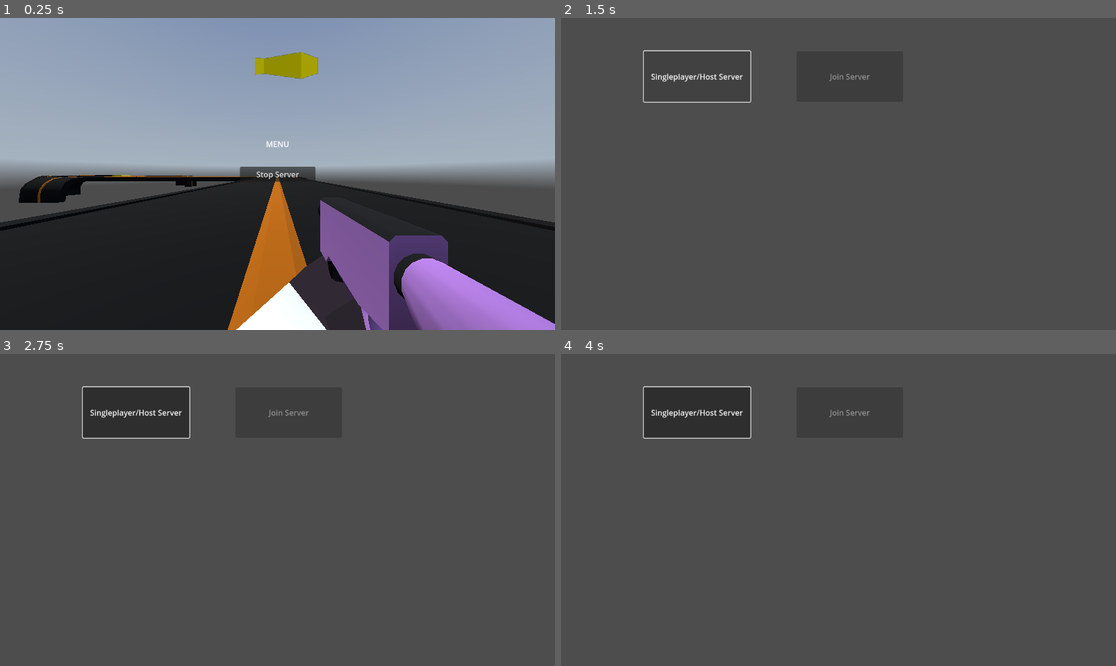
Above: before the commit, frames 1-4 (two rows, left to right).
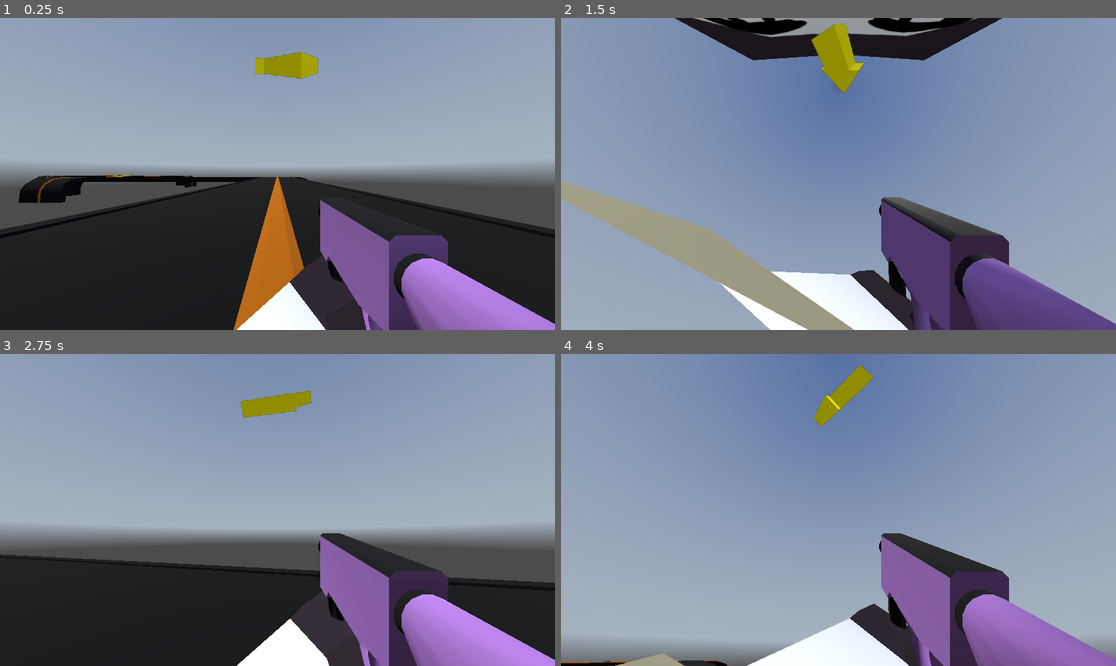
Above: after the commit, the same moments.

Repository: dairycultist/CityZoomer
Game: Godot game, scene res://gamemodes/infinite_run/infinite_run.tscn
The game is run twice, just before and just after one commit, with the same random seed, the same clock (stepped at 60 frames per second) and the same inputs. This scene is started directly instead of the project's main scene. A sky picture missing from this copy of the repository is replaced by a grey-blue gradient.
Inputs (mouse positions are in pixels of both pictures, inside the frame that each line leads up to):
- Up to frame 1 (0.25 s): no input
- Up to frame 2 (1.5 s): click (838, 174) at 0.5 s, where only the run before the commit has a clickable "Stop Server"; click (699, 77) at 1.25 s, where only the run before the commit has a clickable "Singleplayer/Host Server"
- Up to frame 3 (2.75 s): move the mouse to (399, 494) at 2.02 s; hold D (walk_right) from 2.03 s (still down)
- Up to frame 4 (4 s): move the mouse to (727, 525) at 2.77 s; release D (walk_right) at 2.78 s; hold S (walk_down) 2.78-3.53 s; move the mouse to (894, 441) at 3.52 s; hold D (walk_right) from 3.53 s (still down)

The runs differ from the first frame. In frame 1, 2.6% of the frame differs, in the area x 0-100%, y 10-100%; in frame 2, 99%; in frame 3, 93%; in frame 4, 100%, in the area x 0-100%, y 0-100%.
Error before the commit: Parse Error: Too few arguments for "broadcast()" call. Expected at least 2 but received 1. (res://player/player.gd:54)

Commit message:
Mostly rename to server/client

Diff:
--- a/network/network.gd
+++ b/network/network.gd
@@ -4,19 +4,12 @@
 # SHOULD ONLY CARE ABOUT WHAT SIDE THEY'RE ON IF THEY SPECIFICALLY CALL
 # is_serverclient() OR is_remoteclient()
 
-# I based my naming convention on the fact that the server is also a client
-# this was a bad idea
-
-signal remoteclient_joined # (client_id: int)
-signal remoteclient_left # (client_id: int)
-signal serverclient_left # ()
+signal client_joined # (id: int)
+signal client_left # (id: int)
 signal data_recieved # (data: String)
 
-enum ClientType {
-	NO_CONNECTION,
-	SERVER_CLIENT,
-	REMOTE_CLIENT
-}
+# remember, the server itself has its own player
+enum ConnectionType { NONE, SERVER, CLIENT }
 
 enum MessageType {
 	SET_CLIENT_ID,
@@ -27,16 +20,16 @@
 	DONT_ADD_HEADER # in case you're rerouting data that already has headers
 }
 
-var _client_type := ClientType.NO_CONNECTION
-var _client_id: int # technically not used by serverclient since will always be 0
+var _conn_type := ConnectionType.NONE
+var _id: int # technically not used by server since it will always be 0
 
-# serverclient only
-# the serverclient keeps track of all the connected remoteclients
+# server only
+# the server keeps track of all the connected clients
 var _tcp_server: TCPServer
 var _tcp_server_connected_clients: Dictionary # int:StreamPeerTCP
 
-# remoteclient only
-var _tcp_remote: StreamPeerTCP
+# client only
+var _tcp_client: StreamPeerTCP
 
 
 
@@ -45,9 +38,9 @@
 	# both the server and client have special messages they may recieve
 	# that are labeled with prepended headers. only if the message does
 	# not contain such headers will they proceed to send a data_recieved signal
-	match _client_type:
+	match _conn_type:
 
-		ClientType.SERVER_CLIENT:
+		ConnectionType.SERVER:
 
 			# recieve from active connections
 
@@ -68,16 +61,18 @@
 				send_to(MessageType.SET_CLIENT_ID, id, str(id))
 				#send_to(MessageType.CHANGE_SCENE, id, "")
 
-		ClientType.REMOTE_CLIENT:
+		ConnectionType.CLIENT:
 
 			# update state
-			_tcp_remote.poll()
+			_tcp_client.poll()
+			# should check if the connection is still open
+			# (or if it is down, indicating the server closed)
 
-			if _tcp_remote.get_available_bytes() > 0:
+			if _tcp_client.get_available_bytes() > 0:
 				# TODO
-				print(_tcp_remote.get_string())
+				print(_tcp_client.get_string())
 
-func start_serverclient(port: int) -> bool:
+func start_server(port: int) -> bool:
 
 	# https://docs.godotengine.org/en/stable/classes/class_tcpserver.html
 	_tcp_server = TCPServer.new()
@@ -89,50 +84,34 @@
 		push_error("start_serverclient error " + str(error) + ": " + error_string(error))
 		return false
 
-	_client_type = ClientType.SERVER_CLIENT
+	_conn_type = ConnectionType.SERVER
 
 	# update game state
 	get_tree().change_scene_to_file("res://network/lobby.tscn")
 
 	return true
 
-func start_remoteclient(ip: String, port: int) -> bool:
+func start_client(ip: String, port: int) -> bool:
 
 	# https://docs.godotengine.org/en/stable/classes/class_streampeertcp.html
-	_tcp_remote = StreamPeerTCP.new()
+	_tcp_client = StreamPeerTCP.new()
 
 	# start remote connection
-	var error := _tcp_remote.connect_to_host(ip, port)
+	var error := _tcp_client.connect_to_host(ip, port)
 
 	if error != Error.OK:
 		push_error("start_remoteclient error " + str(error) + ": " + error_string(error))
 		return false
 
-	_client_type = ClientType.REMOTE_CLIENT
+	_conn_type = ConnectionType.CLIENT
 
 	return true
 
-# destroys the (connection to) TCP server
-func stop() -> void:
-
-	match _client_type:
-
-		ClientType.SERVER_CLIENT:
-			_tcp_server.stop()
-			_tcp_server = null
-
-		ClientType.REMOTE_CLIENT:
-			_tcp_remote.disconnect_from_host()
-			_tcp_remote = null
-
-	_client_type = ClientType.NO_CONNECTION
-	get_tree().change_scene_to_file("res://network/main_menu.tscn")
-
 func broadcast(type: MessageType, data: String) -> void:
 
-	match _client_type:
+	match _conn_type:
 
-		ClientType.SERVER_CLIENT:
+		ConnectionType.SERVER:
 
 			var id_to_ignore := -1
 
@@ -148,7 +127,7 @@
 				if id != id_to_ignore:
 					send_to(type, id, data)
 
-		ClientType.REMOTE_CLIENT:
+		ConnectionType.CLIENT:
 
 			send_to(MessageType.REQUEST_BROADCAST, 0, add_header(type, data))
 
@@ -156,18 +135,18 @@
 
 	data = add_header(type, data)
 
-	match _client_type:
+	match _conn_type:
 
-		ClientType.SERVER_CLIENT:
+		ConnectionType.SERVER:
 
 			var socket = _tcp_server_connected_clients.get(client_id)
 			if socket != null:
 				socket.put_data(data.to_ascii_buffer())
 
-		ClientType.REMOTE_CLIENT:
+		ConnectionType.CLIENT:
 
 			if client_id == 0:
-				_tcp_remote.put_data(data.to_ascii_buffer())
+				_tcp_client.put_data(data.to_ascii_buffer())
 			else:
 				pass
 				# need to use PASS_ON, which doesn't exist yet
@@ -183,18 +162,35 @@
 			return "CHANGE_SCENE;" + data
 
 		MessageType.REQUEST_BROADCAST:
-			return "REQUEST_BROADCAST;" + str(get_client_id()) + ";" + data
+			return "REQUEST_BROADCAST;" + str(get_id()) + ";" + data
 
 	return data
 
-func get_client_id() -> int:
-	match _client_type:
-		ClientType.NO_CONNECTION: return -1
-		ClientType.SERVER_CLIENT: return 0 # serverclient's client_id is always 0
-		_:                        return _client_id
 
-func is_serverclient() -> bool:
-	return _client_type == ClientType.SERVER_CLIENT
 
-func is_remoteclient() -> bool:
-	return _client_type == ClientType.REMOTE_CLIENT
+func stop() -> void:
+
+	match _conn_type:
+
+		ConnectionType.SERVER:
+			_tcp_server.stop()
+			_tcp_server = null
+
+		ConnectionType.CLIENT:
+			_tcp_client.disconnect_from_host()
+			_tcp_client = null
+
+	_conn_type = ConnectionType.NONE
+	get_tree().change_scene_to_file("res://network/main_menu.tscn")
+
+func get_id() -> int:
+	match _conn_type:
+		ConnectionType.NONE:   return -1
+		ConnectionType.SERVER: return 0 # serverclient's _id is always 0
+		_:                     return _id
+
+func is_server() -> bool:
+	return _conn_type == ConnectionType.SERVER
+
+func is_client() -> bool:
+	return _conn_type == ConnectionType.CLIENT
--- a/network/network_button.gd
+++ b/network/network_button.gd
@@ -16,12 +16,12 @@
 
 		NetworkAction.SERVER_CLIENT_LOAD_SCENE:
 
-			if Network.is_remoteclient():
+			if Network.is_client():
 				self.disabled = true
 
 		NetworkAction.STOP:
 
-			if Network.is_remoteclient():
+			if Network.is_client():
 				text = "Disconnect"
 			else:
 				text = "Stop Server"
@@ -33,10 +33,10 @@
 	match type:
 
 		NetworkAction.START_SERVER_CLIENT:
-			Network.start_serverclient(3000)
+			Network.start_server(3000)
 
 		NetworkAction.START_REMOTE_CLIENT:
-			Network.start_remoteclient("127.0.0.1", 3000)
+			Network.start_client("127.0.0.1", 3000)
 
 		NetworkAction.STOP:
 			Network.stop()
--- a/player/player.gd
+++ b/player/player.gd
@@ -51,7 +51,7 @@
 	move_and_slide()
 
 	# network syncing
-	Network.broadcast(str(Network.get_client_id()) + ";" + str(position.x) + ";" + str(position.y) + ";" + str(position.z))
+	Network.broadcast(Network.MessageType.ARBITRARY, str(Network.get_id()) + ";" + str(position.x) + ";" + str(position.y) + ";" + str(position.z))
 
 # https://adrianb.io/2015/02/14/bunnyhop.html
 func accelerate(delta: float, inputDirection: Vector3, prevVelocity: Vector3) -> Vector3:
--- a/player/player_puppet.gd
+++ b/player/player_puppet.gd
@@ -1,26 +1,25 @@
 extends AnimatableBody3D
 
-var associated_client_id: int
+var associated_id: int
 
 func _ready() -> void:
 
 	Network.data_recieved.connect(on_data_recieved)
-	Network.remoteclient_left.connect(on_remoteclient_left)
+	Network.client_left.connect(on_client_left)
 
 func on_data_recieved(data: String) -> void:
 
 	var arr := data.split(";")
 
-	# if the first part is the client ID associated with this puppet,
+	# if the first part is the ID associated with this puppet,
 	# the next parts will be the position we should sync to
-	if associated_client_id == arr[0].to_int():
-
+	if associated_id == arr[0].to_int():
 		position.x = arr[1].to_int()
 		position.y = arr[2].to_int()
 		position.z = arr[3].to_int()
 
-func on_remoteclient_left(client_id: int) -> void:
+func on_client_left(id: int) -> void:
 
 	# if our associated client left, we no longer need this puppet
-	if client_id == associated_client_id:
+	if id == associated_id:
 		queue_free()
